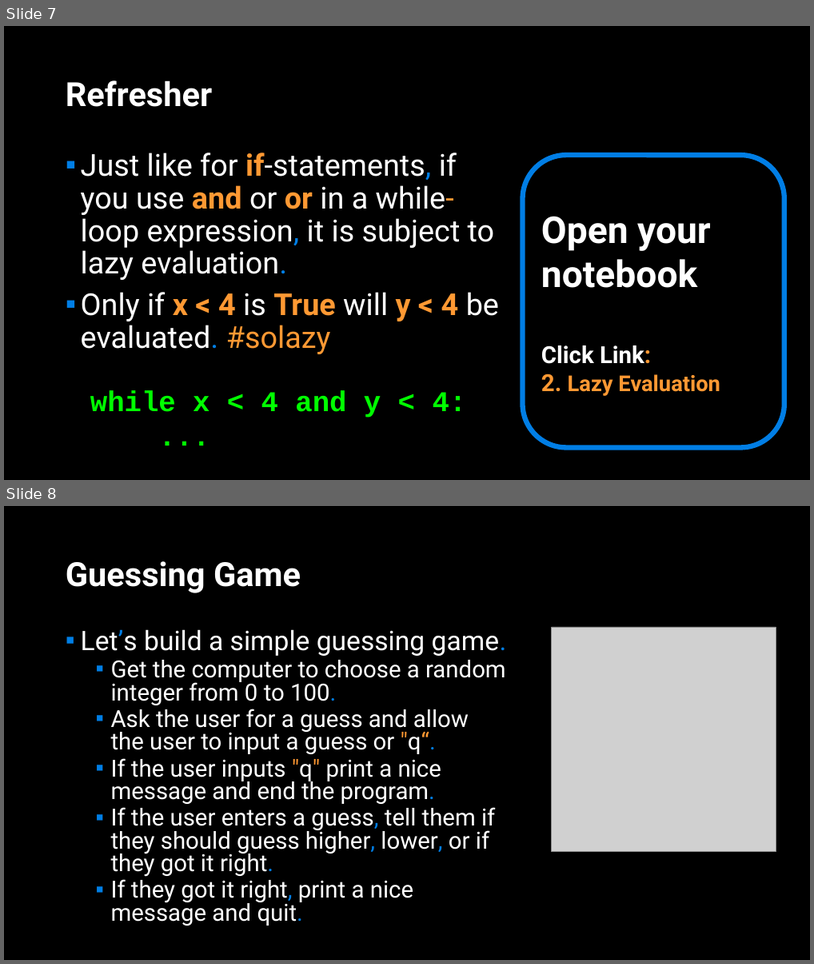
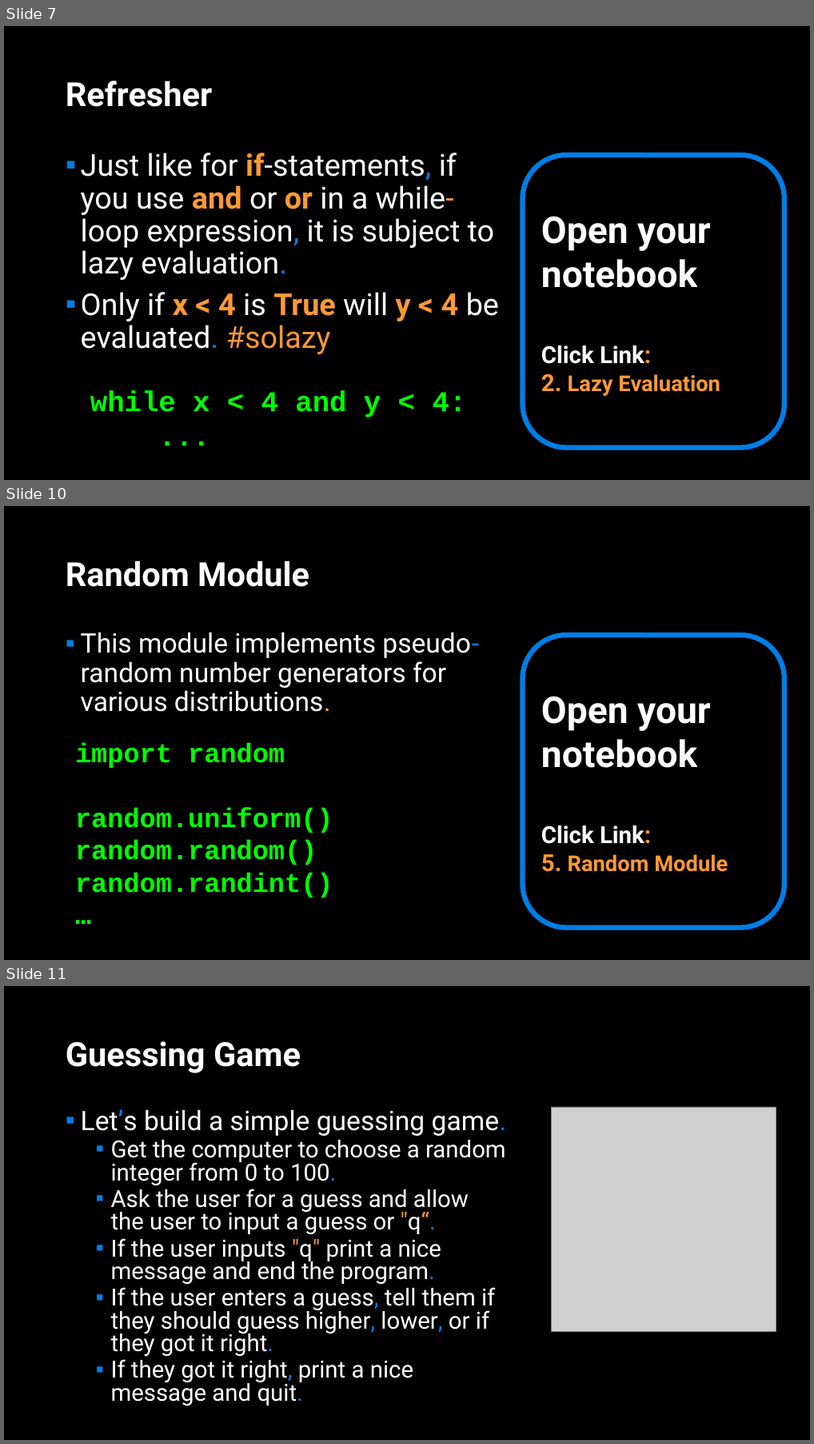
Before and after one commit to APS106/APS106-winter-2023-kinsella-goodfellow, a slide deck: lectures/week4/lecture2/slides/week4_lecture2.pptx. Shown one above the other, each under a label of ours: slides 7 and 8 before the commit, slides 7, 10 and 11 after it; the slides between them are not shown. The pictures are 814x964 and 814x1444 pixels, drawn with LibreOffice and Linux fonts; fonts in the diff are those of the drawing; grey boxes stand for pictures; background and template pictures are left out. Boxes give left, top, right and bottom in pixels: in the first picture for what was removed or moved away, otherwise in the second. Text is boxed around its words. In the diff, an @@ line names an element or a change of style, - is before the commit and + after.

```diff
--- a/lectures/week4/lecture2/slides/week4_lecture2.pptx
+++ b/lectures/week4/lecture2/slides/week4_lecture2.pptx
@@ slide 10 added at [4, 506, 810, 960], background picture (left out) @@
@@ title added at [66, 560, 310, 587], 39.6 pt, text #FFFFFF, bold @@
+Random Module
@@ text added at [81, 632, 479, 712], 32 pt, text #FFFFFF @@
+▪ This module implements pseudo-random number generators for various distributions.
@@ rounded rectangle added at [523, 635, 785, 927], outline #017EE5 6 pt, 44 pt, text #FFFFFF, bold @@
+Open your notebook
+Click Link:
+5. Random Module
@@ text added at [75, 743, 334, 897], 32 pt, text #00FF00, bold @@
+import random
+random.uniform()
+random.random()
+random.randint()
+…
@@ what was slide 8 is now slide 11 @@
```
Also in this commit, not shown: 1 slide changed, 2 other slides added, 6 other files.
